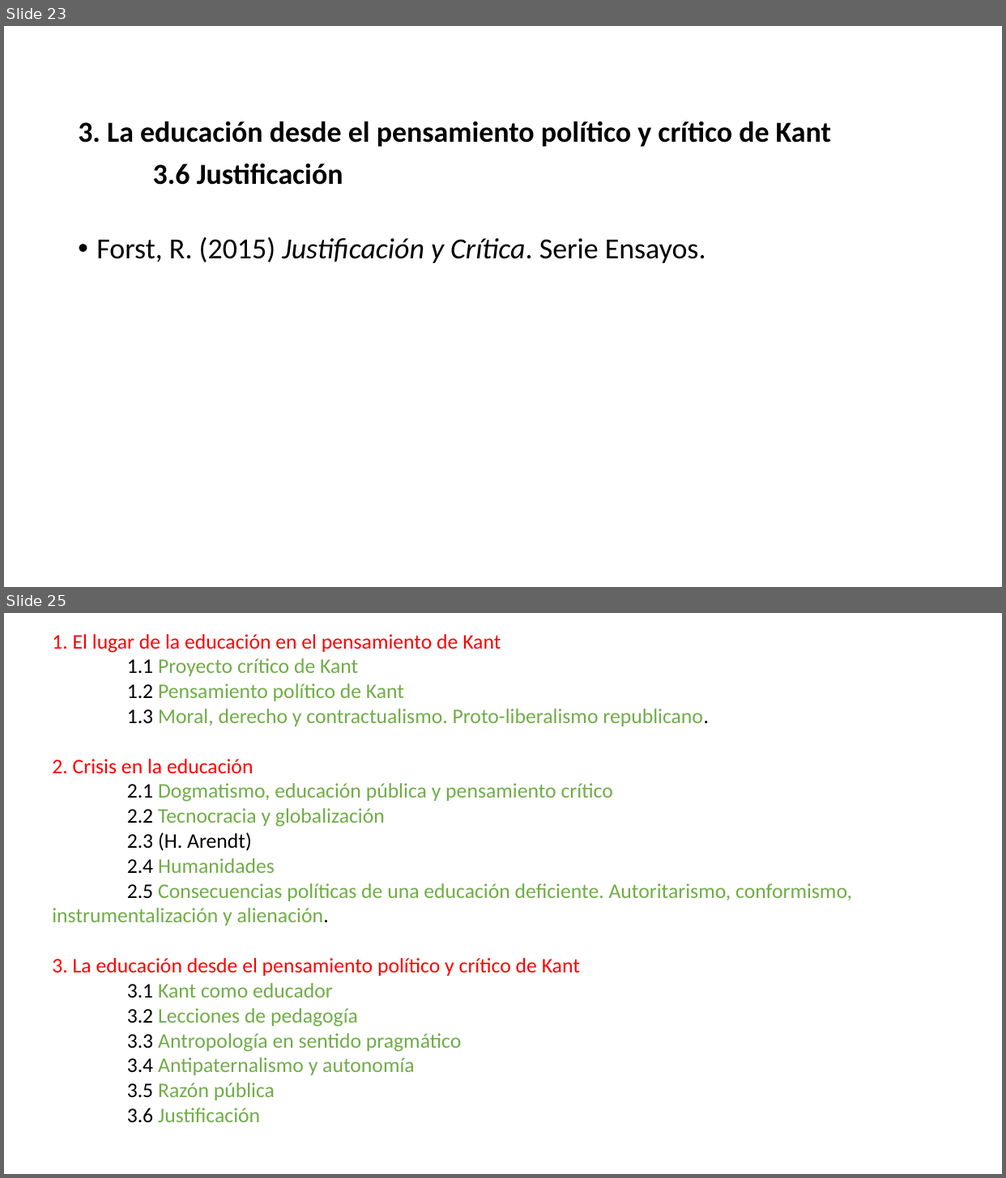
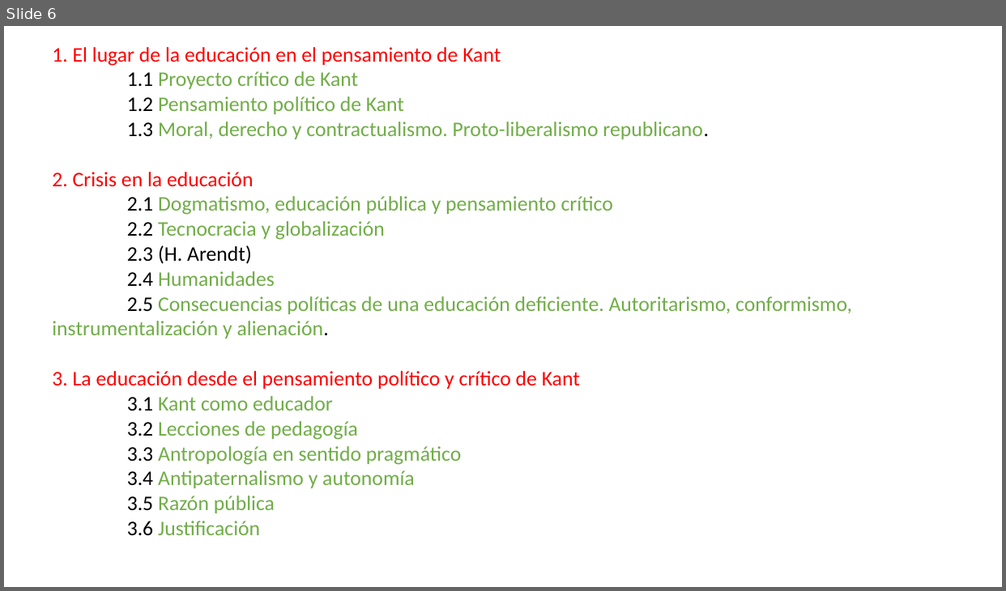
Before and after one commit to zaboltar/zaboltar.github.io, a slide deck: assets uarm/2023 2 UarmPCrit/tesis docs/esquema tesis expo.pptx. Shown one above the other, each under a label of ours: slides 23 and 25 before the commit, slide 6 after it; the slides between them are not shown. The pictures are 1006x1178 and 1006x591 pixels, drawn with LibreOffice and Linux fonts; fonts in the diff are those of the drawing. Boxes give left, top, right and bottom in pixels: in the first picture for what was removed or moved away, otherwise in the second. Text is boxed around its words. In the diff, an @@ line names an element or a change of style, - is before the commit and + after.

```diff
--- a/assets uarm/2023 2 UarmPCrit/tesis docs/esquema tesis expo.pptx
+++ b/assets uarm/2023 2 UarmPCrit/tesis docs/esquema tesis expo.pptx
@@ slide 23 removed at [4, 26, 1002, 587], background #FFFFFF @@
@@ text removed at [78, 121, 831, 263] @@
-3. La educación desde el pensamiento político y crítico de Kant
-3.6 Justificación
-• Forst, R. (2015) Justificación y Crítica. Serie Ensayos.
@@ what was slide 25 is now slide 6 @@
```
Also in this commit, not shown: 4 slides changed, 1 slide added, 20 other slides removed, 22 other files.
